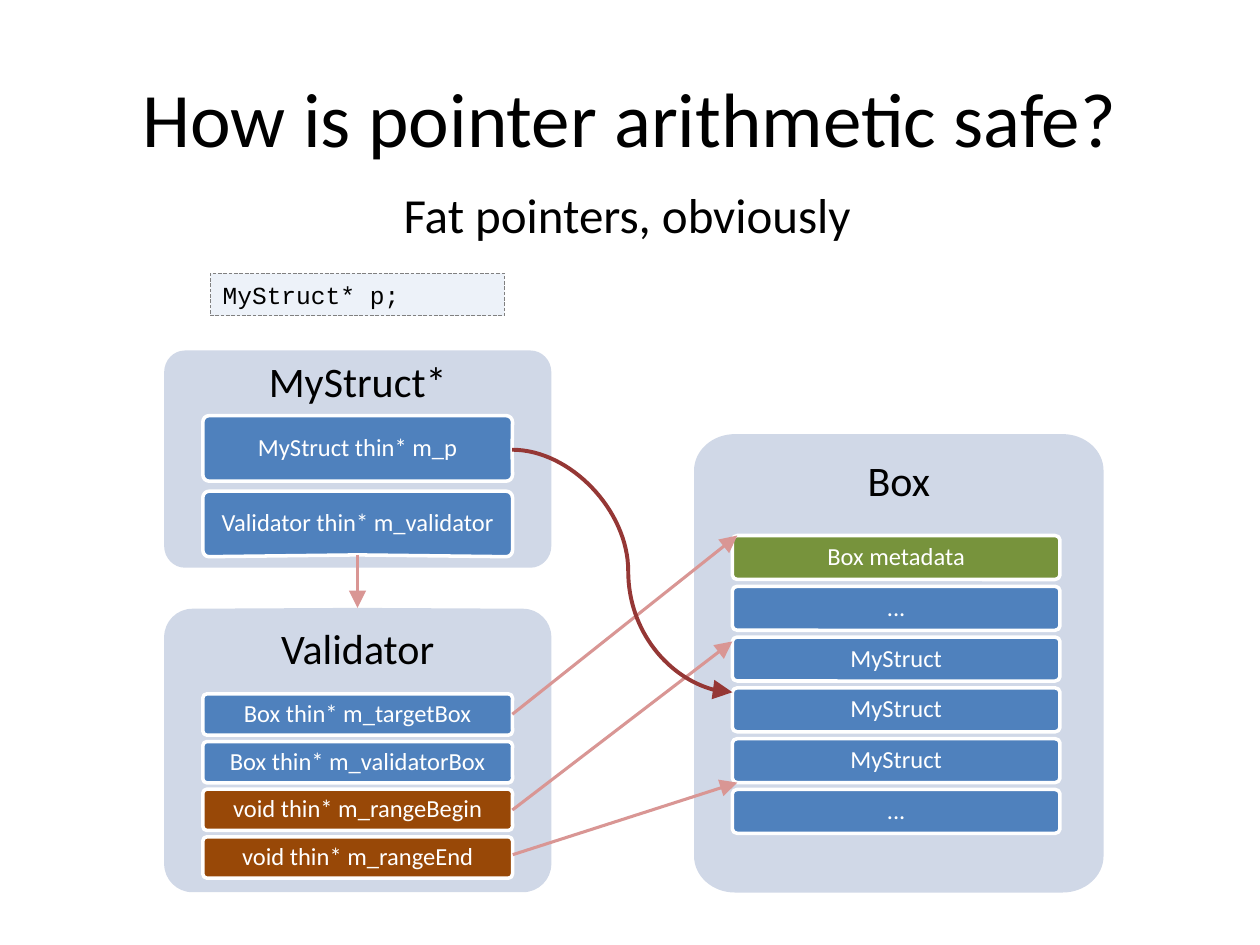
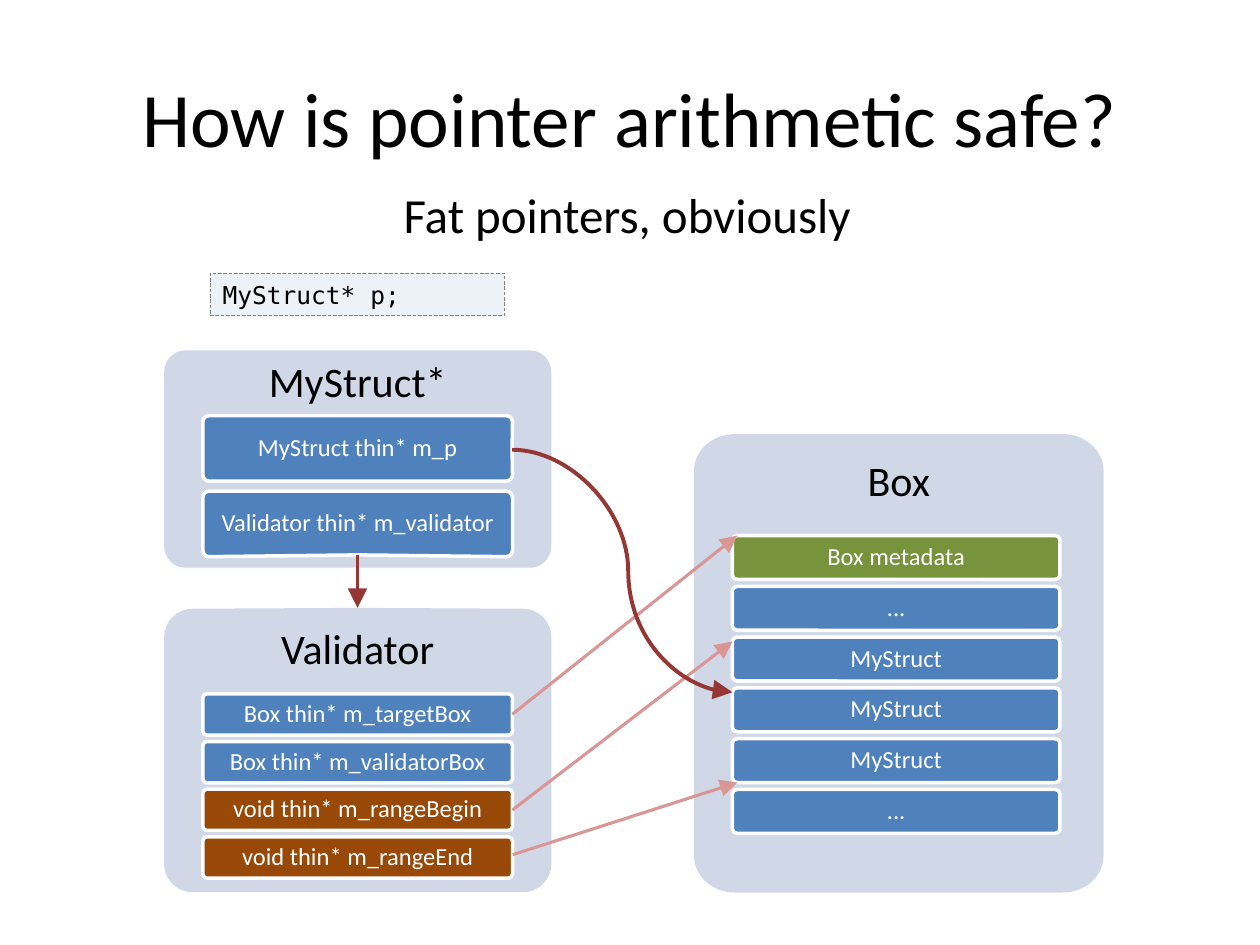
Before and after one commit to vovkos/jancy, a slide deck: slide 14 of doc/pres/Jancy FOSDEM 2016.pptx (slide 13 before the commit). Drawn at 1260x945 pixels with LibreOffice and Linux fonts; fonts in the diff are those of the drawing. Boxes give left, top, right and bottom in pixels: in the first picture for what was removed or moved away, otherwise in the second. Text is boxed around its words. In the diff, an @@ line names an element or a change of style, - is before the commit and + after.

```diff
--- a/doc/pres/Jancy FOSDEM 2016.pptx
+++ b/doc/pres/Jancy FOSDEM 2016.pptx
@@ rectangle "MyStruct* p;" at (x1=210, y1=273, x2=505, y2=316): font Courier New to DejaVu Sans Mono @@
@@ arrow (358, 554) - (358, 607): stroke #D99694 1.75 pt to #953735 2.25 pt @@
```
Also in this commit, not shown: 43 other slides changed, 1 other file.
